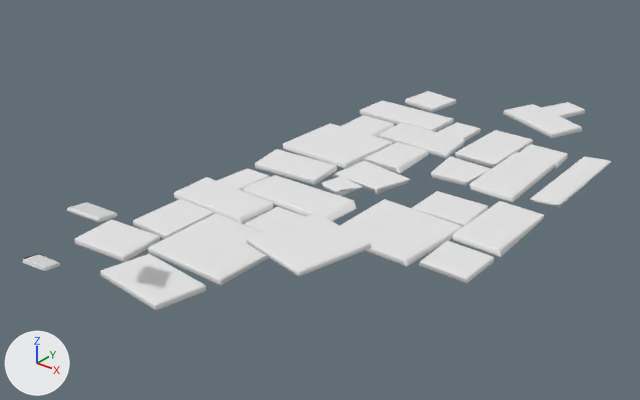
Before and after pictures for a commit that changed the FBX model ZombieDoggo/Assets/Meshes/SM_Wegplatten.fbx.
The view is the same before and after, from a camera (50 mm lens) standing at (9.3, -13.04, 6.16) and looking at (1.42, -3.19, 0.05). Every picture has the same lights, and +X, +Y and +Z are marked at lower left. Where no turn or scale is listed for an object, it has been applied to the vertices.

The older version as bpy lines, for what is in view:
```python
me_cube_036 = bpy.data.meshes.new('Cube.036')
me_cube_036.from_pydata(...)  # 3060 vertices, 3121 faces; spans x -0.58..4.49, y -8.39..3.59, z -0.05..1.3
me_cube_036.materials.append(mat_colorswatch)  # its picture is missing
ob_wegplatten_001 = bpy.data.objects.new('Wegplatten.001', me_cube_036)
ob_wegplatten_001.location = (0.0, 0.0, 0.0)
```
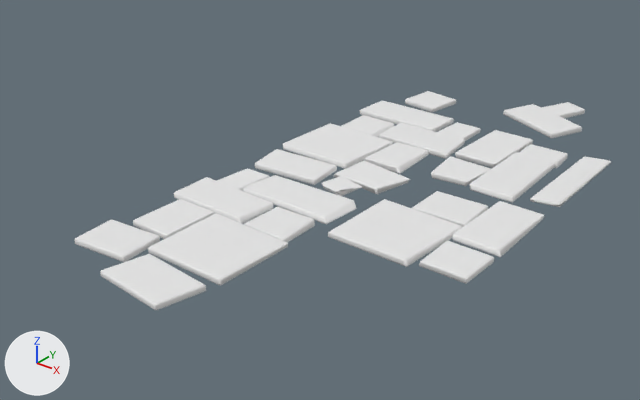
The edits, one by one:
me_cube_036 has 3060 vertices, 3121 faces and spans x -0.58..4.49, y -8.39..3.59, z -0.05..1.3.
me_cube_036 is used by ob_wegplatten_001; location (0.0, 0.0, 0.0).
me_cube_036 part 1: the loose piece of 96 vertices spanning x 2.33..3.67, y -6.07..-4.73, z 0.72..0.81 is deleted.
me_cube_036 part 2: the loose piece of 96 vertices spanning x 0.57..1.15, y -7.33..-6.77, z 1.05..1.3 is deleted.
me_cube_036 part 3: the loose piece of 96 vertices spanning x 1.23..1.61, y -8.39..-8.02, z 1.09..1.26 is deleted.

Boxes [x1, y1, x2, y2] around the edits, measured in the pictures (640 x 400 px):
'Wegplatten.001', reshaped (9% narrower): before [22, 91, 611, 310]; after [74, 91, 611, 310]
part 1 of me_cube_036, deleted: before [246, 213, 371, 276]
part 2 of me_cube_036, deleted: before [67, 202, 117, 223]
part 3 of me_cube_036, deleted: before [22, 254, 60, 271]
